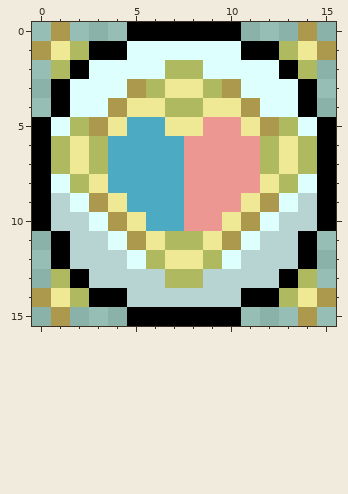
Two states of a pixel-art sprite, source/_images/legends_wiki/items/soul_heart.png. Above: the version before the commit.
Rulers count pixels.
After the commit:
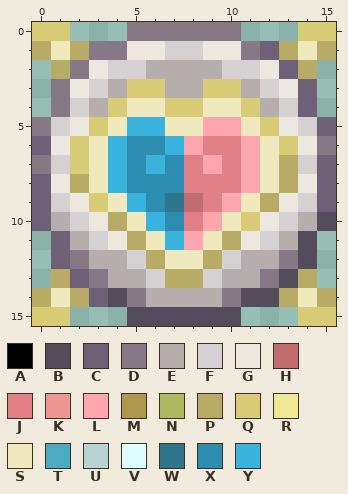
Palette (. is transparent): A #000000  B #544b5b  C #6e6177  D #877886  E #b6adad  F #d5d0d2  G #ece7df  H #c16c70  J #e28087  K #ed9793  L #ffa5ad  M #ac994d  N #aeb960  P #b8ab65  Q #d9cc77  R #efe996  S #f0e9be  T #4daac3  U #b7d4d2  V #ddfffd  W #30758e  X #2e8cb1  Y #39b2dd
Changes in this commit:
file 16x16 -> 64x64 pixels (blocks of 1x1 -> 4x4; one block is one cell here)
Changed rows in their new state; - is an unchanged pixel.
first column x 0:
 0 QQ---DDDDDD---QQ
 1 PSPDDGGFFGGDCPSP
 2 -PDGFFEEEEFFGCP-
 3 -DGFEQQEEQQEFGC-
 4 -DFEQSSQQSSQEFC-
 5 DFGQSYYSSLLSQGFC
 6 CGQSYXXYLJJLSQGD
 7 DFQSYXYXJLJLSPFC
 8 CGPSYXXXJJJLSPGC
 9 CFGQSYXWHJLSPGFC
10 CEFGPSYXJLSQGFEB
11 -CEFGPSYLSPGFEB-
12 -CDEEFPSSPFEEDB-
13 -PCDEEFPPFEEDBP-
14 PSPCBDEEEEDBBPSP
15 QQ---BBBBBB---QQ
Boxes around the changes in both pictures, in picture pixels (x1, y1, x2, y2):
changed: (32, 22, 336, 326)
